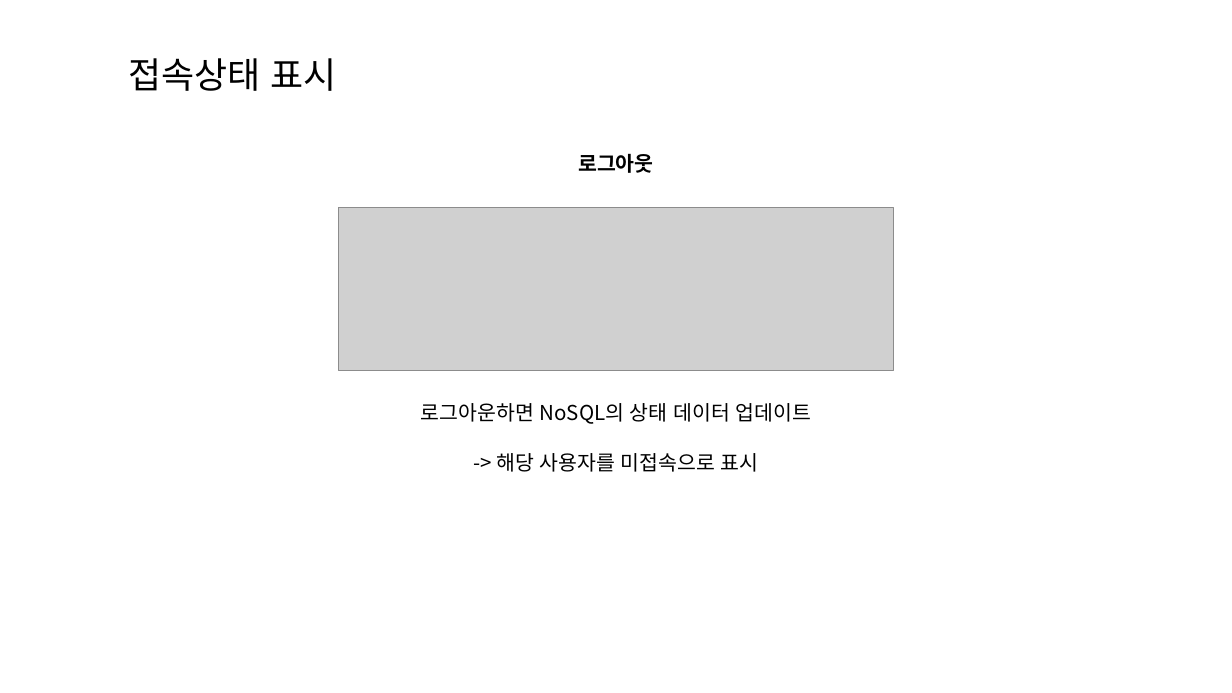
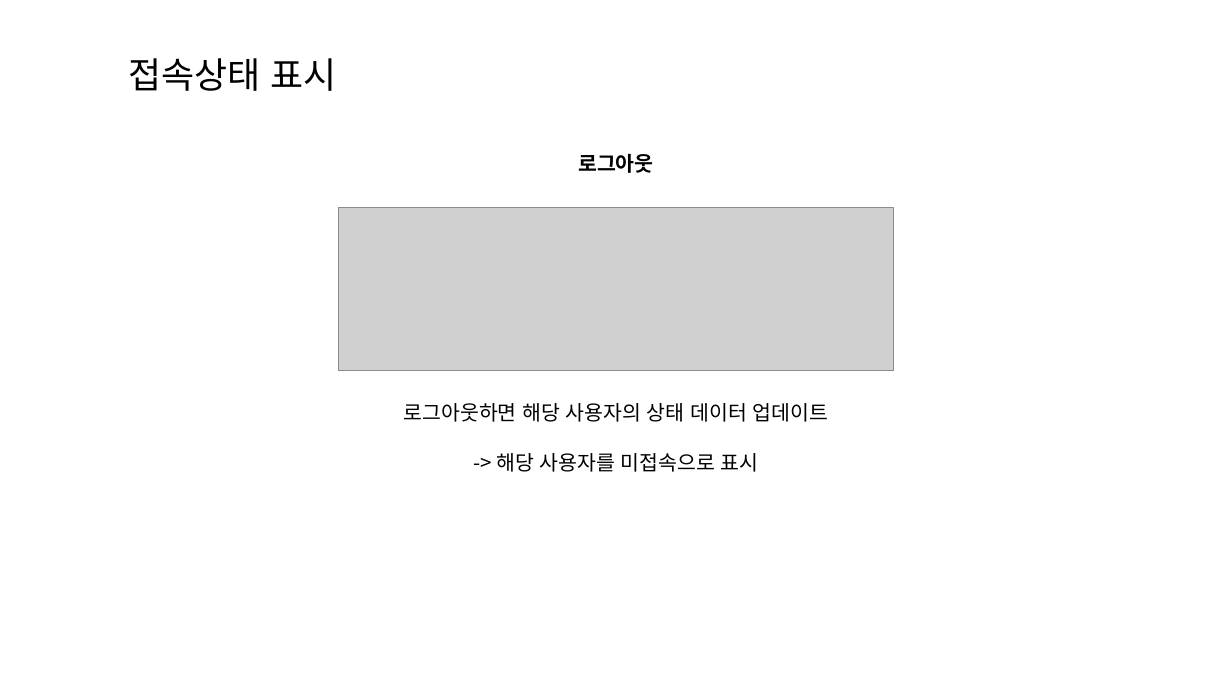
Before and after one commit to fenderiwater/system_design_interview, a slide deck: slide 19 of chapter 12/12장_채팅 시스템 설계.pptx. Drawn at 1232x693 pixels with LibreOffice and Linux fonts; fonts in the diff are those of the drawing; grey boxes stand for pictures. Boxes give left, top, right and bottom in pixels: in the first picture for what was removed or moved away, otherwise in the second. Text is boxed around its words. In the diff, an @@ line names an element or a change of style, - is before the commit and + after.

```diff
--- a/chapter 12/12장_채팅 시스템 설계.pptx
+++ b/chapter 12/12장_채팅 시스템 설계.pptx
@@ text at <box>404,403,828,422</box>: text changed @@
-로그아운하면 NoSQL의 상태 데이터 업데이트
+로그아웃하면 해당 사용자의 상태 데이터 업데이트
```
Also in this commit, not shown: 1 other slide changed.
